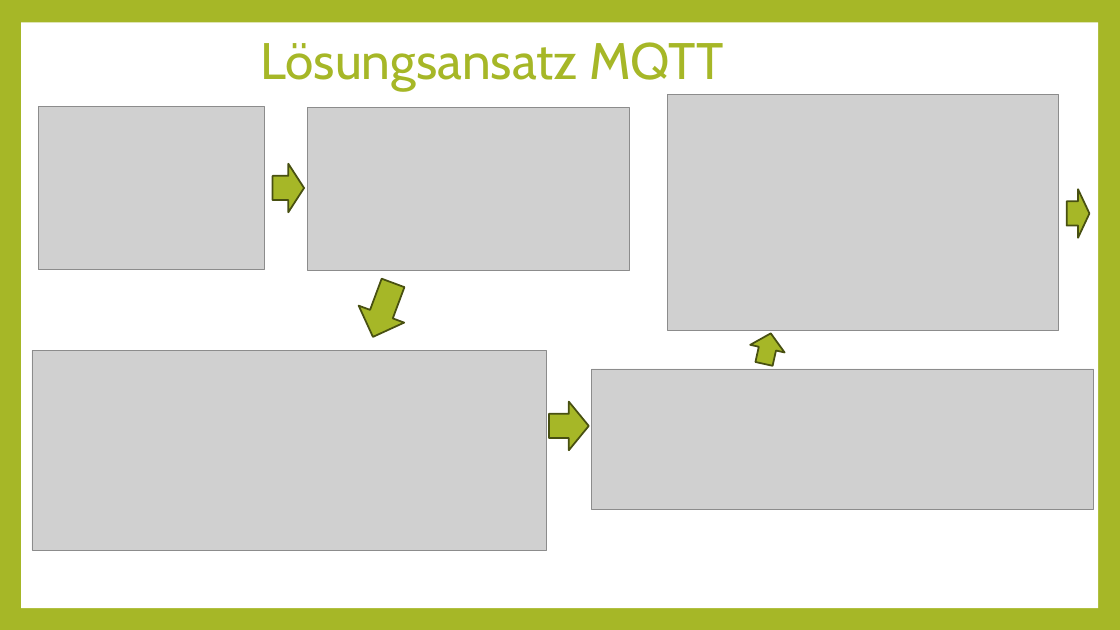
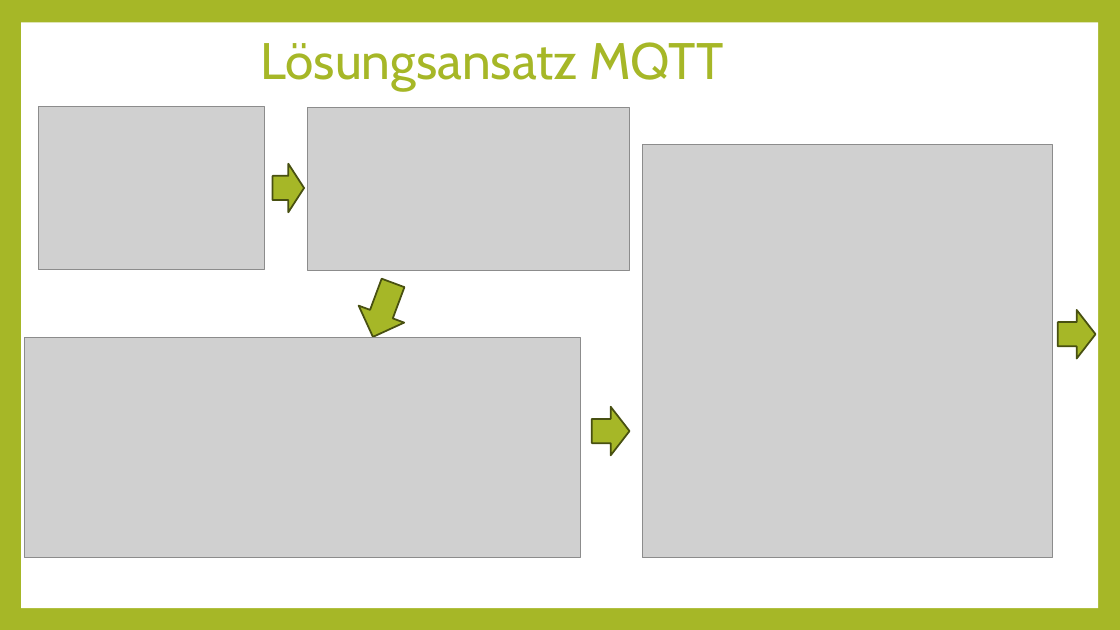
Before and after one commit to errorsHurt/KivyTodoList, a slide deck: slide 4 of Dokumentation/Kivy Präsi.pptx. Drawn at 1120x630 pixels with LibreOffice and Linux fonts; fonts in the diff are those of the drawing; grey boxes stand for pictures. Boxes give left, top, right and bottom in pixels: in the first picture for what was removed or moved away, otherwise in the second. Text is boxed around its words. In the diff, an @@ line names an element or a change of style, - is before the commit and + after.

```diff
--- a/Dokumentation/Kivy Präsi.pptx
+++ b/Dokumentation/Kivy Präsi.pptx
@@ picture removed at [668,94,1059,330] @@
@@ picture added at [643,145,1053,558] @@
@@ right arrow: place and size @@
-right arrow at [1067,189,1090,238]
+right arrow at [1058,310,1096,359]
@@ picture: place and size @@
-picture at [32,350,546,550]
+picture at [24,338,580,559]
@@ right arrow removed at [747,330,788,368] @@
@@ picture removed at [592,369,1094,509] @@
@@ right arrow: place and size @@
-right arrow at [549,402,589,450]
+right arrow at [592,407,630,455]
```
Also in this commit, not shown: 1 slide added, 1 slide removed.
